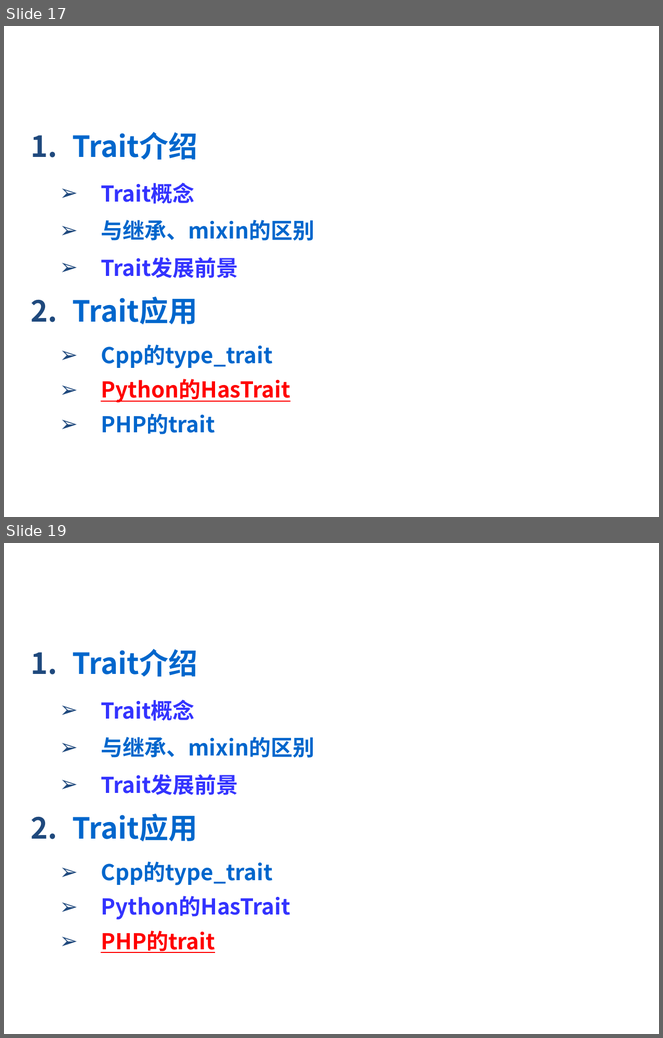
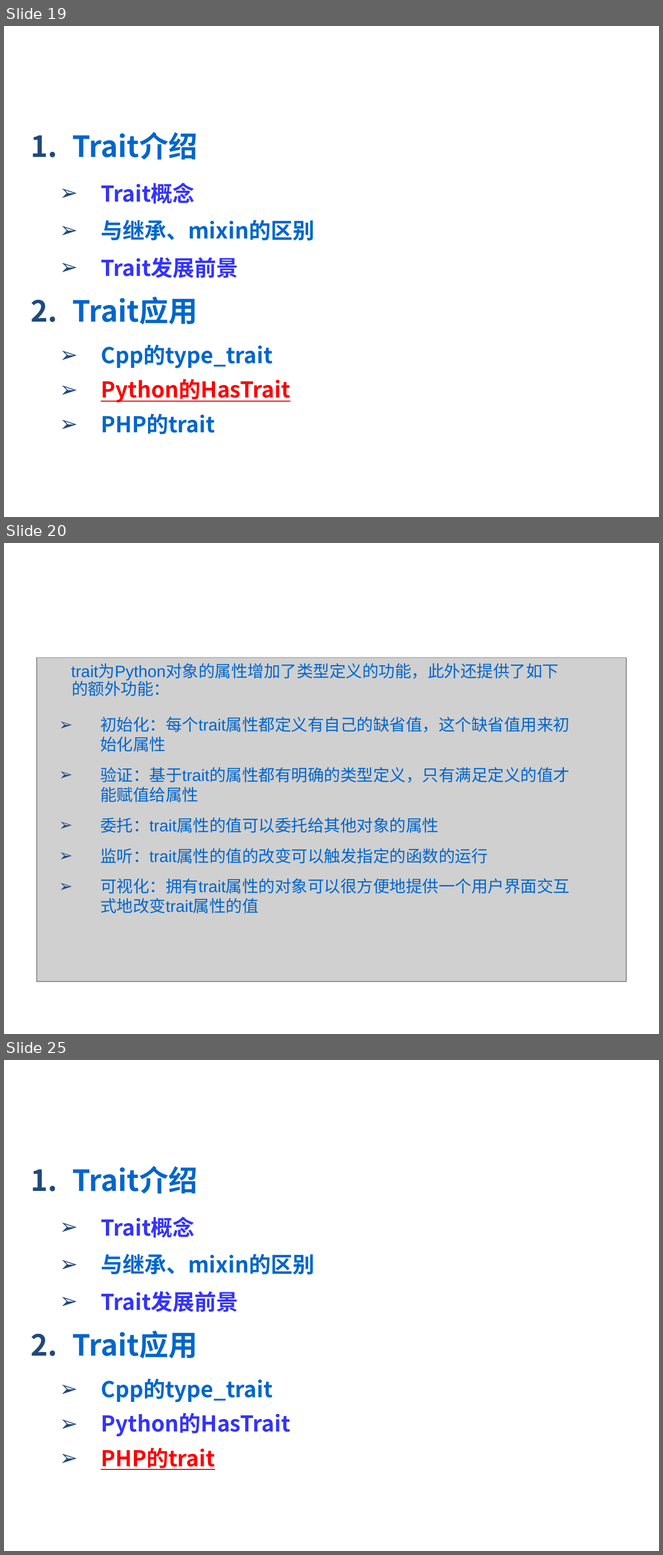
Before and after one commit to 2017-CompilerH-a3/Teamwork-Traits, a slide deck: trait.ppt. Shown one above the other, each under a label of ours: slides 17 and 19 before the commit, slides 19, 20 and 25 after it; the slides between them are not shown. The pictures are 663x1038 and 663x1555 pixels, drawn with LibreOffice and Linux fonts; fonts in the diff are those of the drawing; grey boxes stand for pictures; background and template pictures are left out. Boxes give left, top, right and bottom in pixels: in the first picture for what was removed or moved away, otherwise in the second. Text is boxed around its words. In the diff, an @@ line names an element or a change of style, - is before the commit and + after.

```diff
--- a/trait.ppt
+++ b/trait.ppt
@@ slide 20 added at [4, 543, 659, 1034], background picture (left out) @@
@@ text added at [37, 563, 397, 603], 28 pt, text #FFFFFF, bold, italic @@
+HasTrait
@@ picture added at [37, 657, 626, 982] @@
@@ text added at [71, 664, 570, 894], 18 pt, text #0066CC @@
+  trait为Python对象的属性增加了类型定义的功能，此外还提供了如下的额外功能：
+    ➢ 初始化：每个trait属性都定义有自己的缺省值，这个缺省值用来初始化属性
+    ➢ 验证：基于trait的属性都有明确的类型定义，只有满足定义的值才能赋值给属性
+    ➢ 委托：trait属性的值可以委托给其他对象的属性
+    ➢ 监听：trait属性的值的改变可以触发指定的函数的运行
+    ➢ 可视化：拥有trait属性的对象可以很方便地提供一个用户界面交互式地改变trait属性的值
@@ what was slide 17 is now slide 19 @@
@@ what was slide 19 is now slide 25 @@
```
Also in this commit, not shown: 7 slides changed, 13 other slides added, 4 slides removed.
